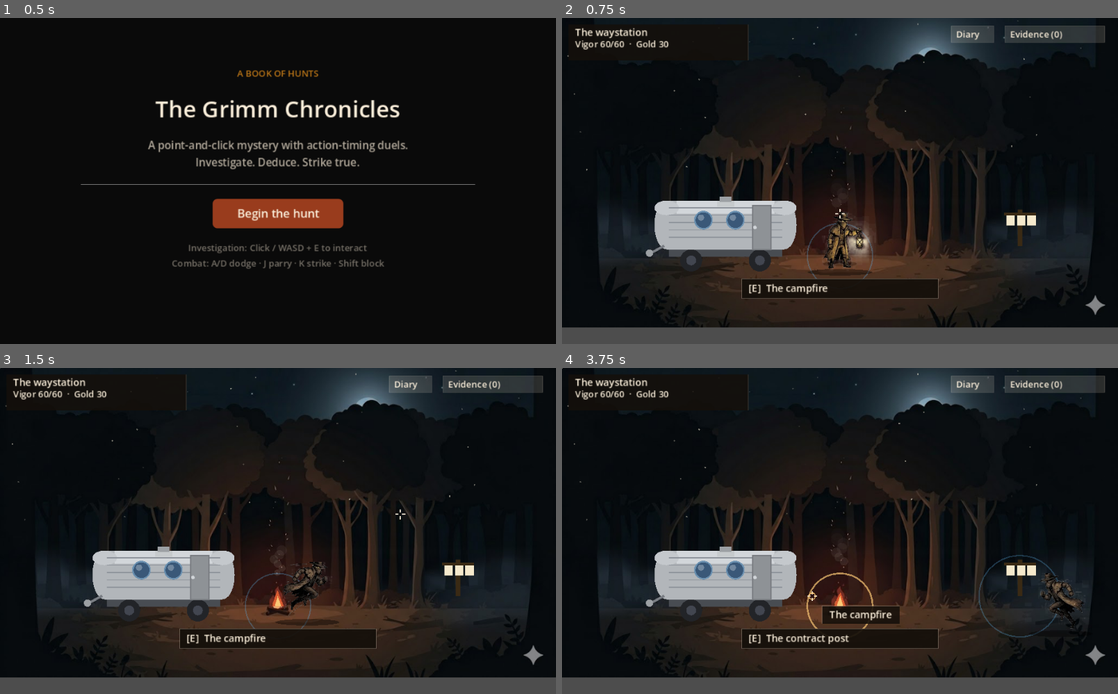
Above: before the commit, frames 1-4 (two rows, left to right).
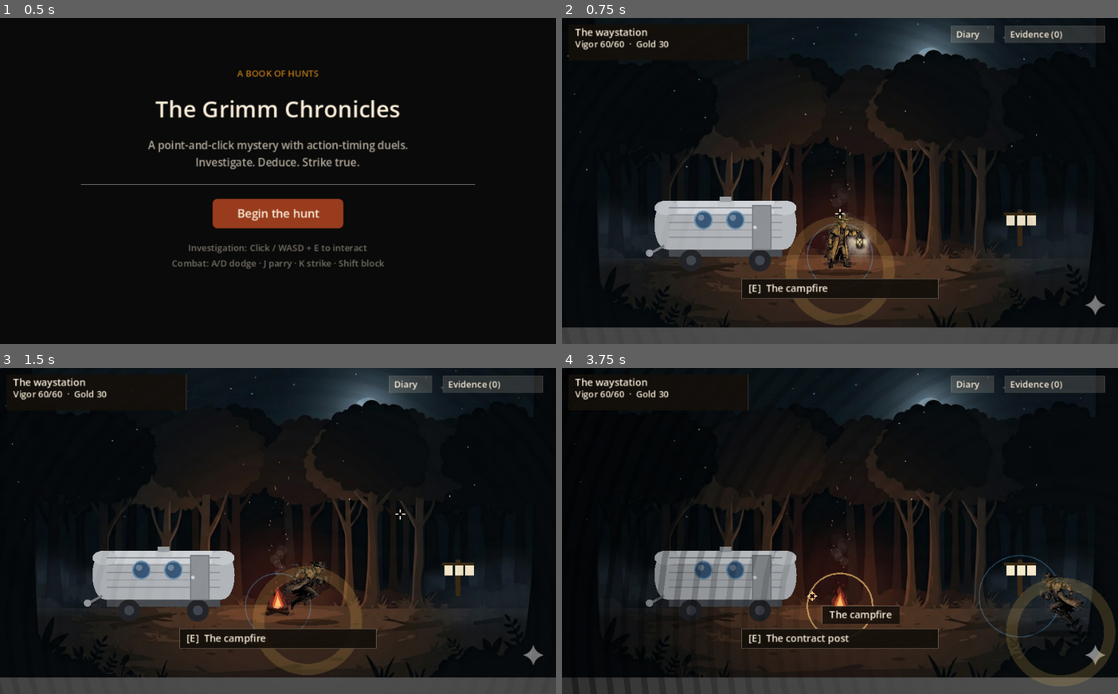
Above: after the commit, the same moments.

Repository: spolentarutti44/grimm
Game: Godot game, scene res://scenes/TitleScreen.tscn
Same seed, same stepped clock (60 frames per second), same inputs: the game is played once before the commit and once after it.
Inputs (mouse positions are in pixels of both pictures, inside the frame that each line leads up to):
- Up to frame 1 (0.5 s): no input
- Up to frame 2 (0.75 s): click "Begin the hunt" at 0.5 s
- Up to frame 3 (1.5 s): tap Enter at 1.25 s; move the mouse to (400, 514) at 1.27 s; hold D from 1.28 s (still down); tap J at 1.35 s; click (400, 514) at 1.42 s
- Up to frame 4 (3.75 s): move the mouse to (728, 547) at 2.02 s; release D at 2.03 s; hold S 2.03-2.78 s; tap K at 2.1 s; move the mouse to (895, 459) at 2.77 s; hold D 2.78-3.53 s; tap Shift at 2.85 s; move the mouse to (812, 596) at 3.52 s; hold W from 3.53 s (still down); tap E at 3.6 s; click (812, 596) at 3.67 s

Frame 1 is identical in both runs. In frame 2, 1.6% of the frame differs, in the area x 40-84%, y 12-95%; in frame 3, 1.5%; in frame 4, 5.7%, in the area x 0-100%, y 0-100%.

Commit message:
Fix sprite row mapping and add 6 new wesen combat sprites
- Add parameterised idle_row/attack_row/stun_row/top_skip to
  _draw_medieval_sprite so each sheet can declare its own layout
- Klaustreich: idle now uses row 2 (pure beast poses) instead of row 1
  which had human frames at positions 0-1 causing visible flickering;
  stun uses row 3; top_skip=0 since cleaned sheets start at y=0
- Cracher: idle→row 2 (full pufferfish beast), attack→row 3, top_skip=0
- Gevatter: top_skip=0 to stop clipping sprite content
- Add sprite sheets: coyotl, cracher_mortels, gevatter_tods, grimm,
  klaustreich, ziegevolk with Godot import files

Co-Authored-By: Claude Sonnet 4.6 <noreply@anthropic.com>

Diff:
--- a/GrimmQuest/GrimmChronicles/scenes/CombatScene.gd
+++ b/GrimmQuest/GrimmChronicles/scenes/CombatScene.gd
@@ -33,6 +33,12 @@
 var _fuchsbau_med_tex:   Texture2D = null
 var _lausenschlange_tex: Texture2D = null
 var _skalengeck_tex:     Texture2D = null
+var _coyotl_tex:         Texture2D = null
+var _cracher_tex:        Texture2D = null
+var _gevatter_tex:       Texture2D = null
+var _klaustreich_tex:    Texture2D = null
+var _ziegevolk_tex:      Texture2D = null
+var _grimm_med_tex:      Texture2D = null
 var _bg_tex:             Dictionary = {}   # bg_key -> Texture2D or null
 
 # ─── init ─────────────────────────────────────────────────────────────────────
@@ -46,6 +52,12 @@
 	_fuchsbau_med_tex   = load("res://assets/sheets/medieval_sprite_fuchsbau.png")        as Texture2D
 	_lausenschlange_tex = load("res://assets/sheets/medieval_sprite_lausenschlange.png")  as Texture2D
 	_skalengeck_tex     = load("res://assets/sheets/medieval_sprite_skalengeck.png")      as Texture2D
+	_coyotl_tex         = load("res://assets/sheets/medieval_sprite_coyotl.png")          as Texture2D
+	_cracher_tex        = load("res://assets/sheets/medieval_sprite_cracher_mortels.png") as Texture2D
+	_gevatter_tex       = load("res://assets/sheets/medieval_sprite_gevatter_tods.png")   as Texture2D
+	_klaustreich_tex    = load("res://assets/sheets/medieval_sprite_klaustreich.png")     as Texture2D
+	_ziegevolk_tex      = load("res://assets/sheets/medieval_sprite_ziegevolk.png")       as Texture2D
+	_grimm_med_tex      = load("res://assets/sheets/medieval_sprite_grimm.png")           as Texture2D
 	p = GameState.player
 	var pc := GameState.pending_combat
 	var wid: String = pc.get("wid", "blutbad")
@@ -562,12 +574,17 @@
 	draw_set_transform(Vector2(x+lunge,y), sway)
 	match wid:
 		"blutbad":        _draw_blutbad(wstate)
-		"jagerbar":       _draw_medieval_sprite(_jagerbar_med_tex, 140.0, wstate)
-		"fuchsbau":       _draw_medieval_sprite(_fuchsbau_med_tex, 140.0, wstate)
-		"skalengeck":     _draw_medieval_sprite(_skalengeck_tex, 140.0, wstate)
+		"jagerbar":       _draw_medieval_sprite(_jagerbar_med_tex,   140.0, wstate)
+		"fuchsbau":       _draw_medieval_sprite(_fuchsbau_med_tex,   140.0, wstate)
+		"skalengeck":     _draw_medieval_sprite(_skalengeck_tex,     140.0, wstate)
 		"lausenschlange": _draw_medieval_sprite(_lausenschlange_tex, 140.0, wstate)
-		"spinnetod":      _draw_medieval_sprite(_spinnetod_tex, 141.0, wstate)
+		"spinnetod":      _draw_medieval_sprite(_spinnetod_tex,      141.0, wstate)
 		"hexenbiest":     _draw_hexenbiest(wstate)
+		"coyotl":         _draw_medieval_sprite(_coyotl_tex,         139.0, wstate)
+		"cracher_mortel": _draw_medieval_sprite(_cracher_tex,        108.0, wstate, 128.0, 140.0, 2, 3, 1, 0.0)
+		"gevatter_tod":   _draw_medieval_sprite(_gevatter_tex,       123.0, wstate,  75.0, 110.0, 1, 2, 1, 0.0)
+		"klaustreich":    _draw_medieval_sprite(_klaustreich_tex,    182.0, wstate, 128.0, 130.0, 2, 2, 3, 0.0)
+		"ziegevolk":      _draw_medieval_sprite(_ziegevolk_tex,      147.0, wstate)
 		_:                _draw_blutbad(wstate)
 	draw_set_transform(Vector2.ZERO)
 
@@ -626,37 +643,37 @@
 	else:
 		for i in 3: draw_rect(Rect2(-50+i*8,-19,2,4), Color.WHITE)
 
-# Generic drawer for 1024-wide medieval sheets: 4 rows × 8 frames × 128px wide.
-# row_h: height of each row (559/4≈140 for standard sheets, 141 for 565-tall ones).
-# Row layout assumed: 0=human/idle, 1=stunned, 2=beast idle, 3=attack.
-func _draw_medieval_sprite(tex: Texture2D, row_h: float, wstate: String) -> void:
+# Generic drawer for medieval sprite sheets.
+# idle_row/attack_row/stun_row: which sheet row (0-based) to use for each state.
+# top_skip: pixels to skip at top of each cell (0 for cleaned sheets, 20 for sheets with separator lines).
+func _draw_medieval_sprite(tex: Texture2D, row_h: float, wstate: String,
+		fw: float = 128.0, disp_h: float = 115.0,
+		idle_row: int = 1, attack_row: int = 2, stun_row: int = 1,
+		top_skip: float = 20.0) -> void:
 	if not tex:
 		_draw_blutbad(wstate)
 		return
-	const FW       := 128.0
-	const DISP_H   := 115.0
-	const TOP_SKIP := 20.0   # skip empty space at top of each frame cell
-	const N        := 8
+	const N := 8
 	var row_y: float
 	var frame_idx: int
 	match wstate:
 		"windup":
-			row_y = row_h * 2.0
+			row_y = row_h * float(attack_row)
 			var progress := 0.0
 			if c.get("enemy_move") != null:
 				progress = min(1.0, c["enemy_state_time"] / float(c["enemy_move"]["windup"]))
 			frame_idx = clamp(int(progress * N), 0, N - 1)
 		"stunned":
-			row_y = row_h
+			row_y = row_h * float(stun_row)
 			frame_idx = int(_elapsed_ms / 300.0) % N
 		_:
-			row_y = row_h
+			row_y = row_h * float(idle_row)
 			frame_idx = int(_elapsed_ms / 150.0) % N
-	var src_h  := row_h - TOP_SKIP
-	var disp_w := FW / src_h * DISP_H
-	var src    := Rect2(float(frame_idx) * FW, row_y + TOP_SKIP, FW, src_h)
+	var src_h  := row_h - top_skip
+	var disp_w := fw / src_h * disp_h
+	var src    := Rect2(float(frame_idx) * fw, row_y + top_skip, fw, src_h)
 	_draw_ellipse(Vector2(0, 8), disp_w * 0.35, 5.0, Color(0, 0, 0, 0.45))
-	draw_texture_rect_region(tex, Rect2(disp_w * 0.5, -DISP_H + 8.0, -disp_w, DISP_H), src)
+	draw_texture_rect_region(tex, Rect2(disp_w * 0.5, -disp_h + 8.0, -disp_w, disp_h), src)
 
 # Hexenbiest sheet (1024×529 after top-label crop).
 # Detected row borders at y=0,129,262,396 — each row starts 1px after its border.
--- a/GrimmQuest/GrimmChronicles/scenes/InvestigationScene.gd
+++ b/GrimmQuest/GrimmChronicles/scenes/InvestigationScene.gd
@@ -51,6 +51,7 @@
 # ─── random encounter ─────────────────────────────────────────────────────────
 const ENCOUNTER_POOL := ["blutbad", "jagerbar", "klaustreich", "coyotl", "fuchsbau"]
 var _encounter_timer := 0.0
+var _active_evid: Dictionary = {}   # scene_id -> active evidence hotspot id ("" = none)
 
 # ─── debug ────────────────────────────────────────────────────────────────────
 var _dbg_wheel_clicks    := 0
@@ -113,8 +114,22 @@
 	_hover_hs = null
 	_near_hs  = null
 	_modal    = {}
+	_roll_active_evid(sid)
 	_rebuild_exit_btns()
 	queue_redraw()
+
+func _roll_active_evid(sid: String) -> void:
+	var pool: Array = []
+	for h: Dictionary in Data.SCENES[sid].get("hotspots", []):
+		if h.get("interact", "").begins_with("evid:"):
+			pool.append(h["id"])
+	for p: Dictionary in GameState.placed_objects.get(sid, []):
+		if p.get("interact", "").begins_with("evid:"):
+			pool.append(p.get("item_id", p.get("slot", "")))
+	if pool.is_empty() or randf() < 0.2:
+		_active_evid[sid] = ""
+	else:
+		_active_evid[sid] = pool[randi() % pool.size()]
 
 func _rebuild_exit_btns() -> void:
 	_exit_btns.clear()
@@ -227,6 +242,10 @@
 			"stand_x":  pos[0],
 			"stand_y":  pos[1] + 30.0,
 		})
+	# Only one evidence hotspot visible per visit
+	var active: String = _active_evid.get(GameState.scene, "")
+	hs = hs.filter(func(h: Dictionary) -> bool:
+		return not h.get("interact", "").begins_with("evid:") or h["id"] == active)
 	return hs
 
 func _update_hotspot_detection() -> void:
@@ -458,6 +477,7 @@
 	_draw_objects()
 	_draw_hotspots()
 	_draw_player()
+	_draw_lantern_vignette()
 	_draw_hud()
 	_draw_exits()
 	if not _modal.is_empty():
@@ -847,30 +867,64 @@
 		_:
 			draw_rect(Rect2(0,0,W,H), C_BG)
 
+# ── lantern vignette ──────────────────────────────────────────────────────────
+const LANTERN_R    := 60.0    # bright radius around player
+const REVEAL_DIST  := 72.0    # distance at which evidence hotspots become visible
+
+func _player_dist_sq(h: Dictionary) -> float:
+	var px: float = GameState.pc["x"]
+	var py: float = GameState.pc["y"]
+	var dx := px - float(h["x"])
+	var dy := py - float(h["y"])
+	return dx * dx + dy * dy
+
+func _is_evidence_hs(h: Dictionary) -> bool:
+	return h.get("interact", "").begins_with("evid:")
+
+func _draw_lantern_vignette() -> void:
+	var px: float = GameState.pc["x"]
+	var py: float = GameState.pc["y"]
+	const MAX_R   := 820.0
+	const STEPS   := 36
+	const MAX_DARK := 0.72
+	var step := (MAX_R - LANTERN_R) / float(STEPS)
+	for i in range(STEPS + 1):
+		var t := float(i) / float(STEPS)
+		draw_arc(Vector2(px, py), LANTERN_R + step * float(i), 0, TAU, 52,
+			Color(0.0, 0.0, 0.0, MAX_DARK * t * t), step * 1.35)
+	# Warm glow ring at lantern edge
+	draw_arc(Vector2(px, py), LANTERN_R, 0, TAU, 52,
+		Color(0.95, 0.75, 0.35, 0.18), 14.0)
+
 # ── hotspots ──────────────────────────────────────────────────────────────────
 func _draw_hotspots() -> void:
-	var s: Dictionary = Data.SCENES[GameState.scene]
-	for h: Dictionary in s["hotspots"]:
+	for h: Dictionary in _effective_hotspots():
 		_draw_hotspot_prop(h)
 
-	# Hover ring
-	if _hover_hs:
+	# Hover ring (hidden for evidence hotspots outside lantern range)
+	if _hover_hs and (not _is_evidence_hs(_hover_hs) or _player_dist_sq(_hover_hs) <= REVEAL_DIST * REVEAL_DIST):
 		var pulse := 0.4 + 0.3 * sin(_elapsed * TAU / 0.6)
 		var hx := float(_hover_hs["x"]); var hy := float(_hover_hs["y"])
 		var hr := float(_hover_hs["r"])
 		draw_arc(Vector2(hx, hy), hr, 0, TAU, 32,
 			Color(C_GLOW.r, C_GLOW.g, C_GLOW.b, pulse), 2.0)
 
-	# Proximity dashed ring
-	if _near_hs and _near_hs != _hover_hs:
+	# Proximity ring (same gate)
+	if _near_hs and _near_hs != _hover_hs and (not _is_evidence_hs(_near_hs) or _player_dist_sq(_near_hs) <= REVEAL_DIST * REVEAL_DIST):
 		var hx := float(_near_hs["x"]); var hy := float(_near_hs["y"])
 		var hr := float(_near_hs["r"])
 		draw_arc(Vector2(hx, hy), hr, 0, TAU, 32,
 			Color(C_BLUE.r, C_BLUE.g, C_BLUE.b, 0.3), 1.5)
 
 func _draw_hotspot_prop(h: Dictionary) -> void:
+	if _is_evidence_hs(h) and _player_dist_sq(h) > REVEAL_DIST * REVEAL_DIST:
+		return
 	var hid: String = h["id"]
 	var x := float(h["x"]); var y := float(h["y"])
+	const EVID_SCALE := 0.6
+	if _is_evidence_hs(h):
+		draw_set_transform(Vector2(x, y), 0.0, Vector2(EVID_SCALE, EVID_SCALE))
+		x = 0.0; y = 0.0
 	match hid:
 		"trailer":
 			draw_set_transform(Vector2(x, y), 0.0, Vector2(1.5, 1.5))
@@ -1048,6 +1102,8 @@
 			draw_arc(Vector2(x,y-22), 7, PI, TAU, 12, Color("#412402"))
 			draw_circle(Vector2(x-3,y-18), 0.8, C_DARK)
 			draw_circle(Vector2(x+3,y-18), 0.8, C_DARK)
+	if _is_evidence_hs(h):
+		draw_set_transform(Vector2.ZERO)
 
 # ── player character ──────────────────────────────────────────────────────────
 func _draw_player() -> void:
Binary file added: GrimmQuest/GrimmChronicles/assets/sheets/medieval_sprite_coyotl.png
Not shown, added: GrimmQuest/GrimmChronicles/assets/sheets/medieval_sprite_coyotl.png.import
Binary file added: GrimmQuest/GrimmChronicles/assets/sheets/medieval_sprite_cracher_mortels.png
Not shown, added: GrimmQuest/GrimmChronicles/assets/sheets/medieval_sprite_cracher_mortels.png.import
Binary file added: GrimmQuest/GrimmChronicles/assets/sheets/medieval_sprite_gevatter_tods.png
Not shown, added: GrimmQuest/GrimmChronicles/assets/sheets/medieval_sprite_gevatter_tods.png.import
Binary file added: GrimmQuest/GrimmChronicles/assets/sheets/medieval_sprite_grimm.png
Not shown, added: GrimmQuest/GrimmChronicles/assets/sheets/medieval_sprite_grimm.png.import
Binary file added: GrimmQuest/GrimmChronicles/assets/sheets/medieval_sprite_klaustreich.png
Not shown, added: GrimmQuest/GrimmChronicles/assets/sheets/medieval_sprite_klaustreich.png.import
Binary file added: GrimmQuest/GrimmChronicles/assets/sheets/medieval_sprite_ziegevolk.png
Not shown, added: GrimmQuest/GrimmChronicles/assets/sheets/medieval_sprite_ziegevolk.png.import
